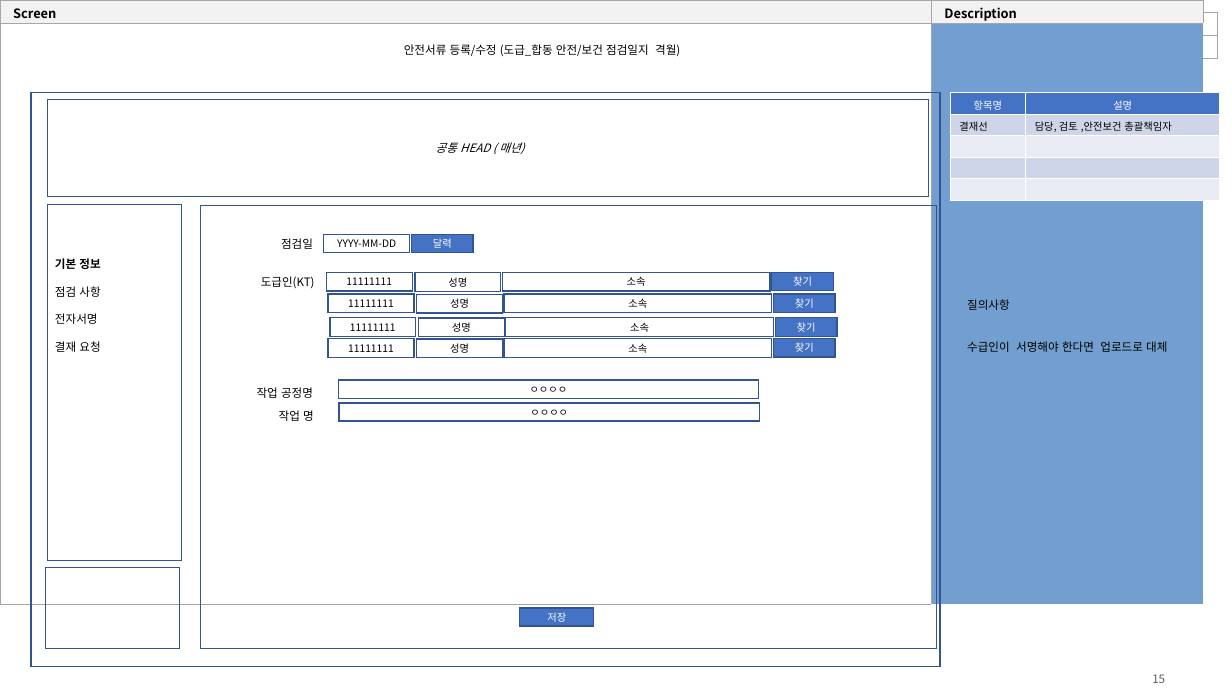
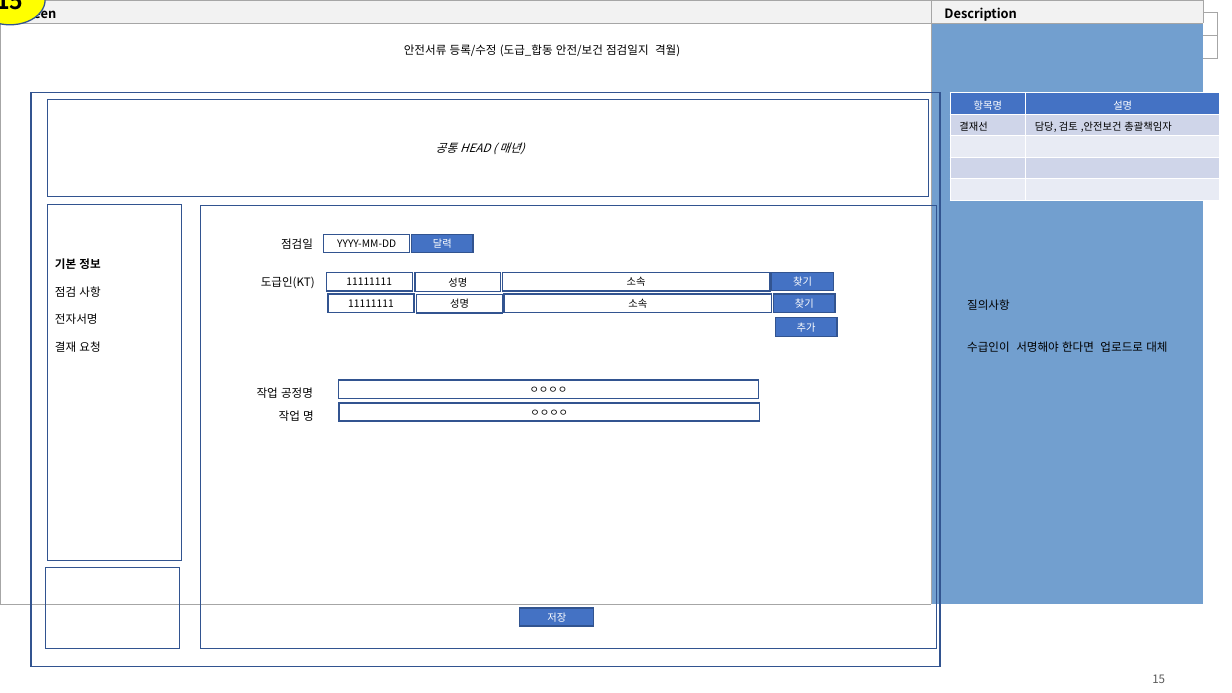
Before and after one commit to yamdeng/ktds-publish, a slide deck: slide 15 of docs/퍼블_페이지작업.pptx. Drawn at 1232x693 pixels with LibreOffice and Linux fonts; fonts in the diff are those of the drawing. Boxes give left, top, right and bottom in pixels: in the first picture for what was removed or moved away, otherwise in the second. Text is boxed around its words. In the diff, an @@ line names an element or a change of style, - is before the commit and + after.

```diff
--- a/docs/퍼블_페이지작업.pptx
+++ b/docs/퍼블_페이지작업.pptx
@@ ellipse added at (0,0,45,25), fill #FFFF00, outline #325491 1 pt, 18 pt, text #000000, bold @@
+15
@@ rectangle removed at (330,318,416,336) @@
-11111111
@@ rectangle removed at (419,318,505,336) @@
-성명
@@ rectangle removed at (506,318,774,336) @@
-소속
@@ text in rectangle at (797,322,816,332): text changed @@
-찾기
+추가
@@ rectangle removed at (328,339,414,358) @@
-11111111
@@ rectangle removed at (417,339,503,358) @@
-성명
@@ rectangle removed at (504,339,772,358) @@
-소속
@@ rectangle removed at (774,338,836,357) @@
-찾기
```
Also in this commit, not shown: 9 other slides changed, 14 other files.
